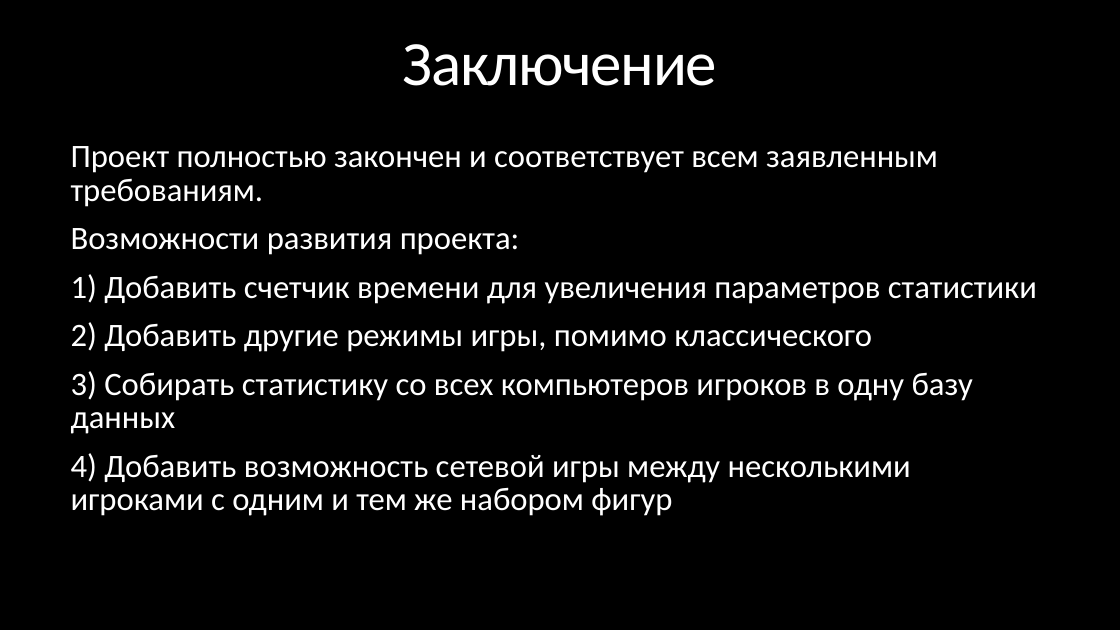
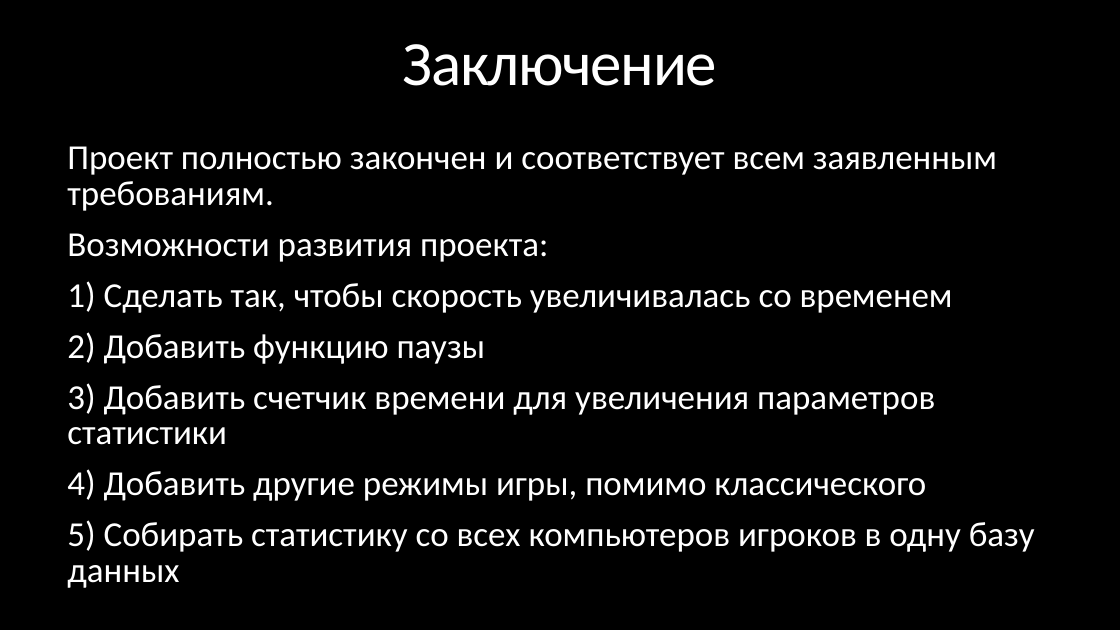
Before and after one commit to igorfardoc/Tetris, a slide deck: slide 5 of Presentation.pptx. Drawn at 1120x630 pixels with LibreOffice and Linux fonts; fonts in the diff are those of the drawing. Boxes give left, top, right and bottom in pixels: in the first picture for what was removed or moved away, otherwise in the second. Text is boxed around its words. In the diff, an @@ line names an element or a change of style, - is before the commit and + after.

Commit message:
CommitWithAddingsToPresentation

```diff
--- a/Presentation.pptx
+++ b/Presentation.pptx
@@ text at (67, 146, 997, 262): size 28 to 30 pt in "Проект полностью закончен и соответствует всем заявленным ...", "Возможности развития проекта:" @@
@@ text at (67, 281, 1035, 588): text changed; size 28 to 30 pt @@
-1) Добавить счетчик времени для увеличения параметров статистики
-2) Добавить другие режимы игры, помимо классического
-3) Собирать статистику со всех компьютеров игроков в одну базу данных
-4) Добавить возможность сетевой игры между несколькими игроками с одним и тем же набором фигур
+1) Сделать так, чтобы скорость увеличивалась со временем
+2) Добавить функцию паузы
+3) Добавить счетчик времени для увеличения параметров статистики
+4) Добавить другие режимы игры, помимо классического
+5) Собирать статистику со всех компьютеров игроков в одну базу данных
```
